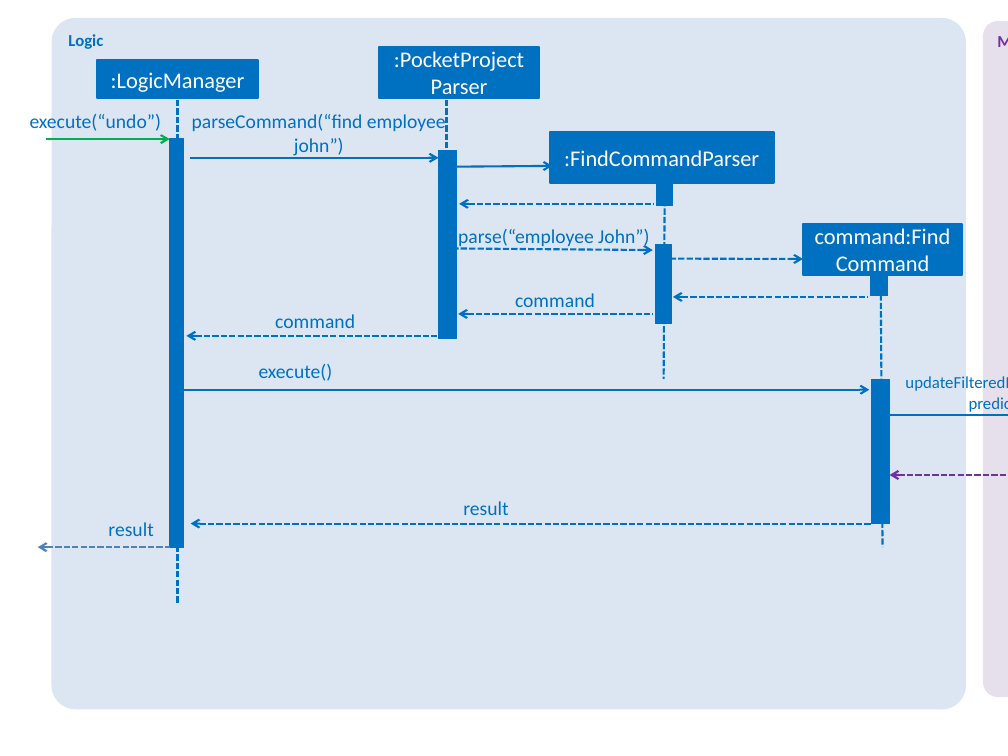
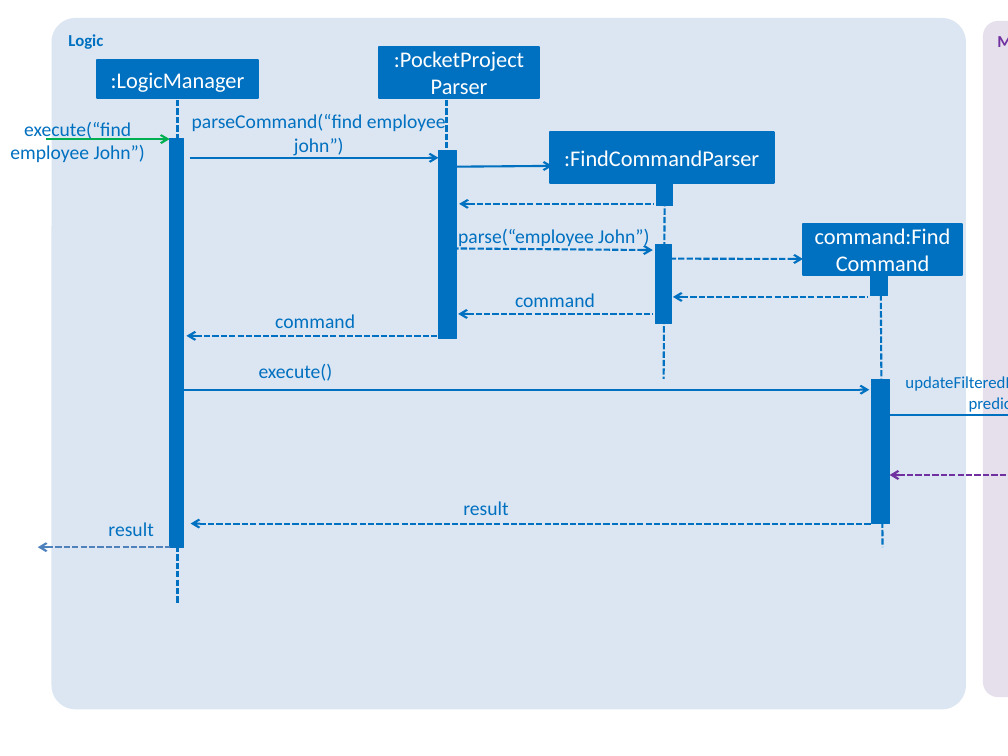
Before and after one commit to shunnizuka/main, a slide deck: slide 1 of docs/diagrams/FindCommandSequenceDigram.pptx. Drawn at 1008x756 pixels with LibreOffice and Linux fonts; fonts in the diff are those of the drawing. Boxes give left, top, right and bottom in pixels: in the first picture for what was removed or moved away, otherwise in the second. Text is boxed around its words. In the diff, an @@ line names an element or a change of style, - is before the commit and + after.

```diff
--- a/docs/diagrams/FindCommandSequenceDigram.pptx
+++ b/docs/diagrams/FindCommandSequenceDigram.pptx
@@ text at [10, 122, 145, 162]: text changed @@
-execute(“undo”)
+execute(“find employee John”)
```
Also in this commit, not shown: 7 other files.
